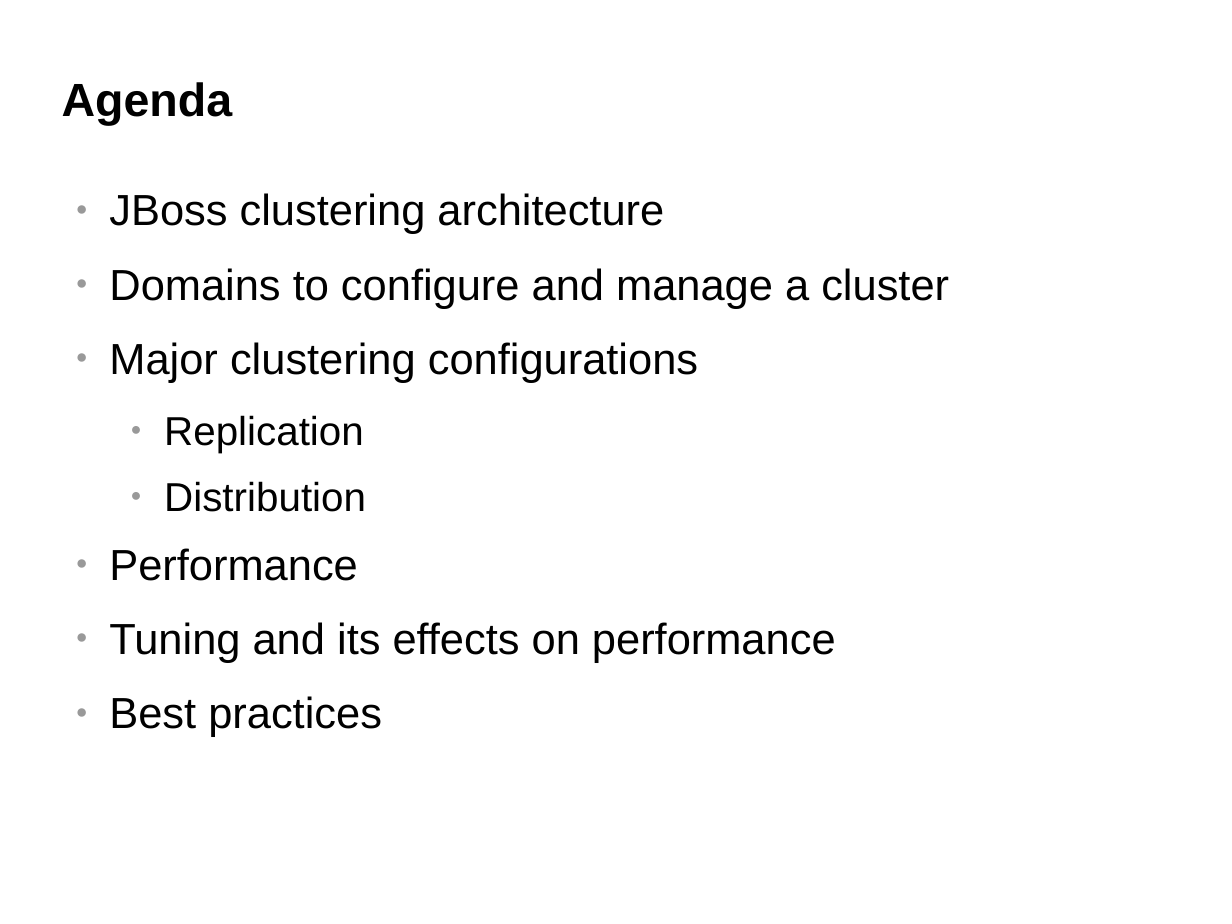
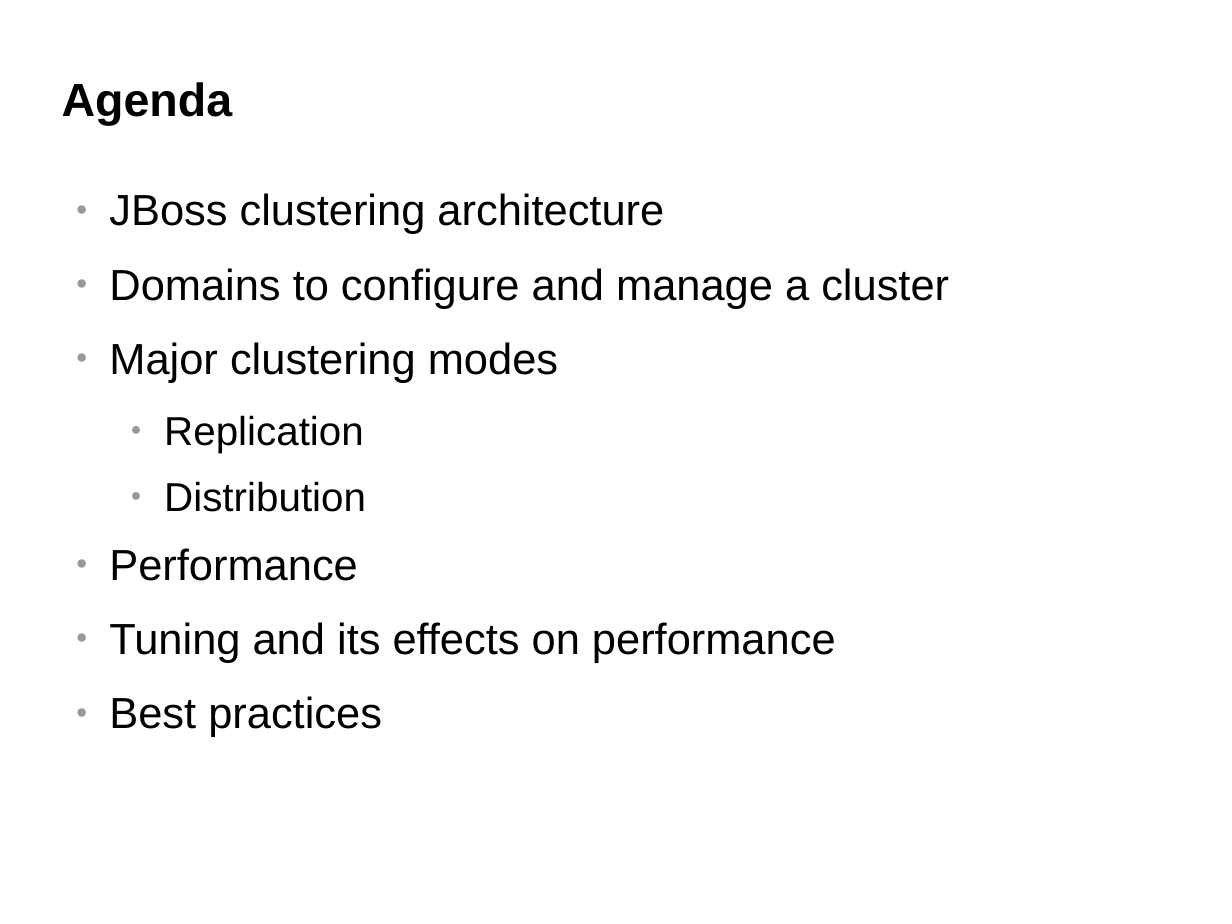
Before and after one commit to belaban/SessionPerf, a slide deck: slide 3 of docs/jbw2012.odp. Drawn at 1232x924 pixels with LibreOffice and Linux fonts; fonts in the diff are those of the drawing; background and template pictures are left out. Boxes give left, top, right and bottom in pixels: in the first picture for what was removed or moved away, otherwise in the second. Text is boxed around its words. In the diff, an @@ line names an element or a change of style, - is before the commit and + after.

Commit message:
ns

```diff
--- a/docs/jbw2012.odp
+++ b/docs/jbw2012.odp
@@ text at <box>109,342,558,383</box>: text changed @@
-● Major clustering configurations
+● Major clustering modes
```
